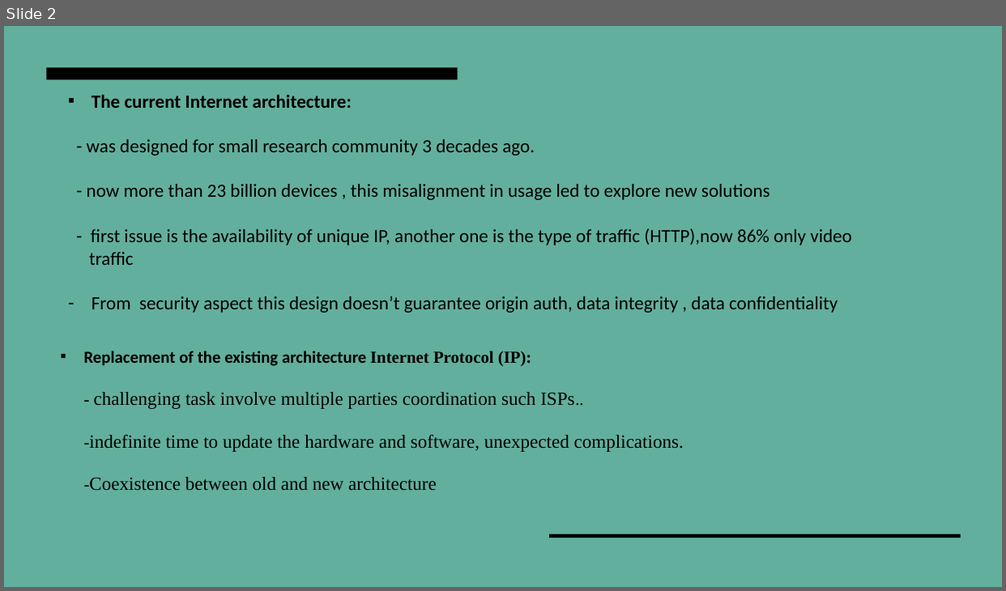
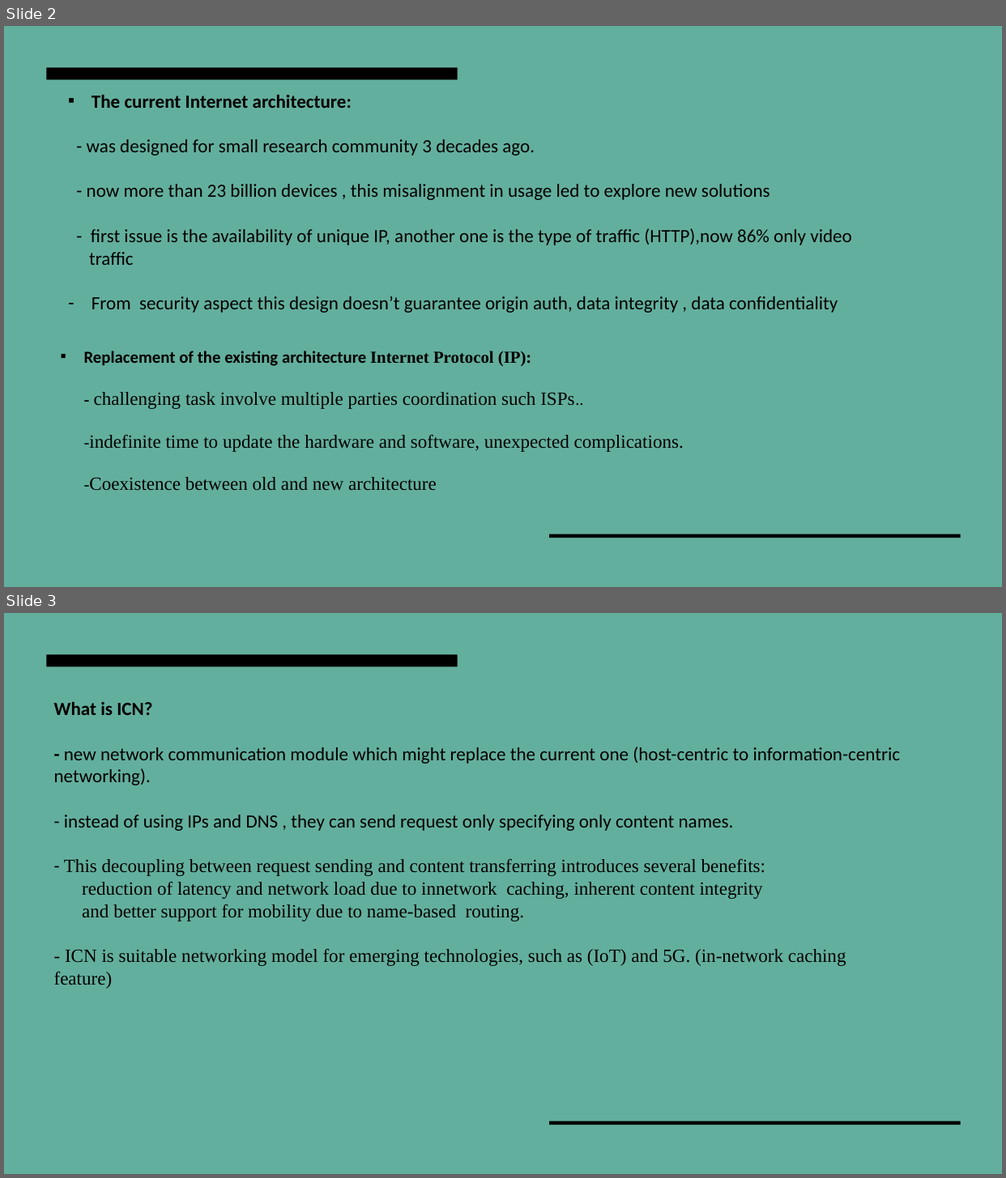
Before and after one commit to NazeerPD/CNS, a slide deck: ICN-IP Coexistence Solutions.pptx. Shown one above the other, each under a label of ours: slide 2 before the commit, slides 2 and 3 after it. The pictures are 1006x591 and 1006x1178 pixels, drawn with LibreOffice and Linux fonts; fonts in the diff are those of the drawing. Boxes give left, top, right and bottom in pixels: in the first picture for what was removed or moved away, otherwise in the second. Text is boxed around its words. In the diff, an @@ line names an element or a change of style, - is before the commit and + after.

```diff
--- a/ICN-IP Coexistence Solutions.pptx
+++ b/ICN-IP Coexistence Solutions.pptx
@@ slide 3 added at (4,613,1002,1174), background #FFFFFF @@
@@ rectangle added at (4,613,1002,1174), fill #63AF9D @@
@@ rectangle added at (47,655,458,667), fill #000000 @@
@@ title added at (54,702,901,989), 18 pt, text #000000 @@
+What is ICN?
+- new network communication module which might replace the current one (host-centric to information-centric networking).
+- instead of using IPs and DNS , they can send request only specifying only content names.
+- This decoupling between request sending and content transferring introduces several benefits:
+reduction of latency and network load due to innetwork caching, inherent content integrity
+and better support for mobility due to name-based routing.
+- ICN is suitable networking model for emerging technologies, such as (IoT) and 5G. (in-network caching feature)
@@ rectangle added at (550,1122,961,1125), fill #000000 @@
```
Also in this commit, not shown: 1 other slide added, 1 slide removed.
